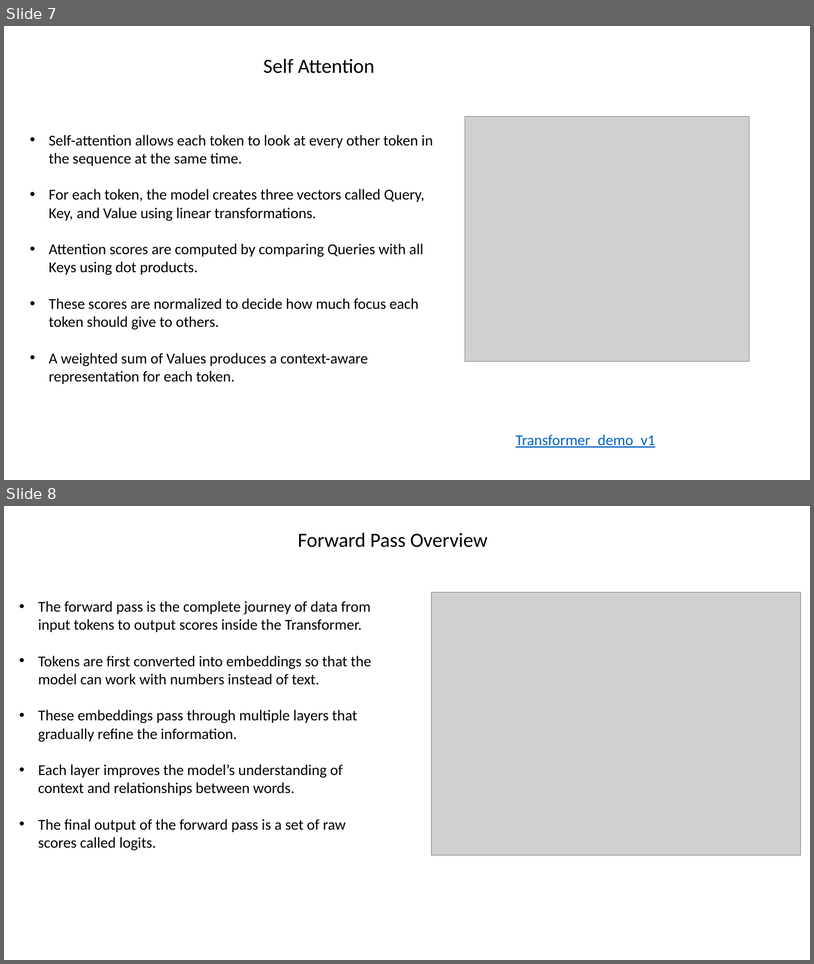
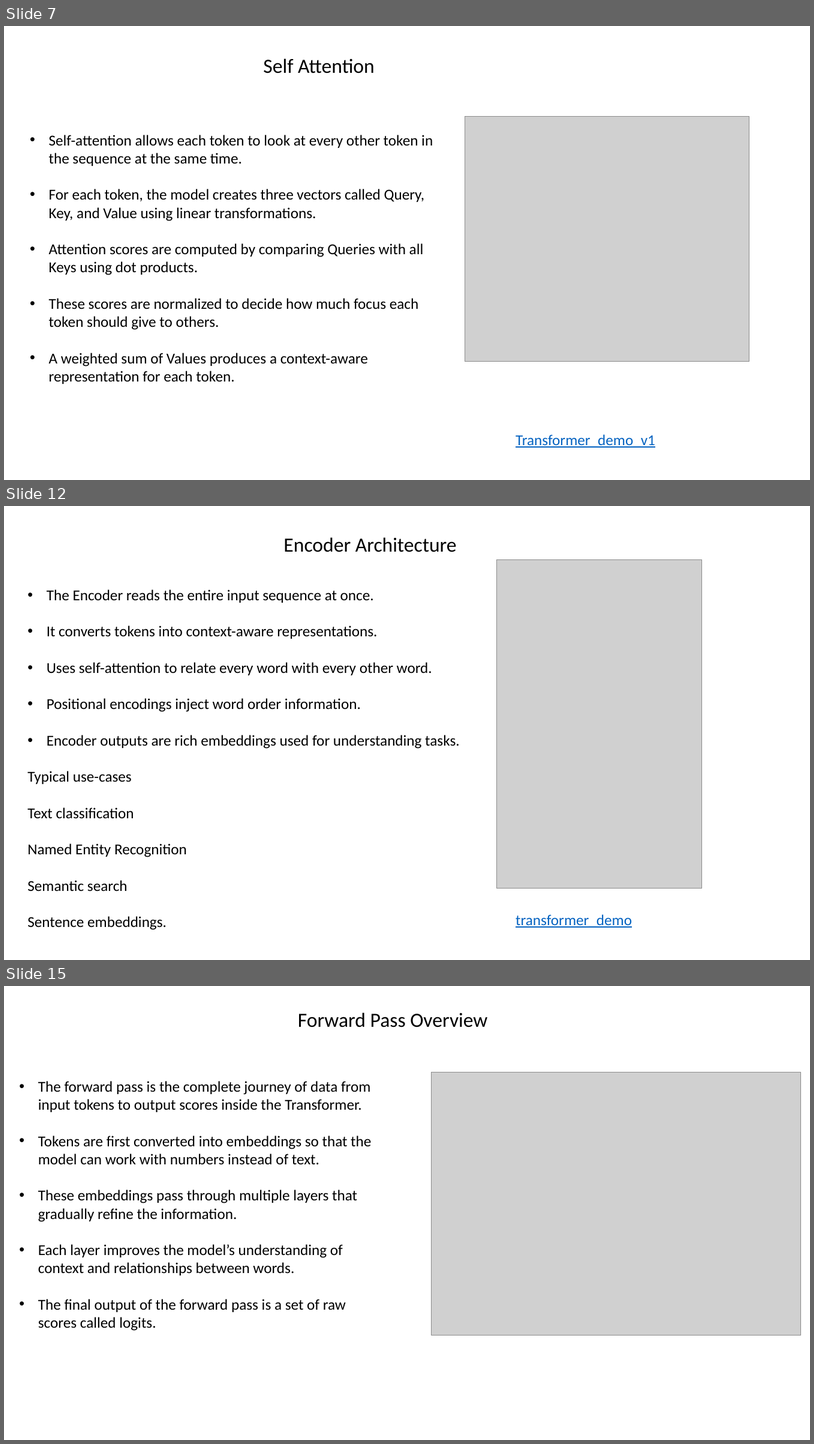
Before and after one commit to varunchach/transformers_demo, a slide deck: Transformers_LLM_Theory.pptx. Shown one above the other, each under a label of ours: slides 7 and 8 before the commit, slides 7, 12 and 15 after it; the slides between them are not shown. The pictures are 814x964 and 814x1444 pixels, drawn with LibreOffice and Linux fonts; fonts in the diff are those of the drawing; grey boxes stand for pictures. Boxes give left, top, right and bottom in pixels: in the first picture for what was removed or moved away, otherwise in the second. Text is boxed around its words. In the diff, an @@ line names an element or a change of style, - is before the commit and + after.

```diff
--- a/Transformers_LLM_Theory.pptx
+++ b/Transformers_LLM_Theory.pptx
@@ slide 12 added at <box>4,506,810,960</box>, background #FFFFFF @@
@@ text added at <box>284,537,457,552</box>, 24 pt, text #000000 @@
+Encoder Architecture
@@ picture added at <box>497,559,702,888</box> @@
@@ text added at <box>27,589,460,930</box>, 18 pt, text #000000 @@
+• The Encoder reads the entire input sequence at once.
+• It converts tokens into context-aware representations.
+• Uses self-attention to relate every word with every other word.
+• Positional encodings inject word order information.
+• Encoder outputs are rich embeddings used for understanding tasks.
+Typical use-cases
+Text classification
+Named Entity Recognition
+Semantic search
+Sentence embeddings.
@@ text added at <box>516,914,632,927</box>, 18 pt, text #0563C1, underline @@
+transformer_demo
@@ what was slide 8 is now slide 15 @@
```
Also in this commit, not shown: 11 other slides added.
